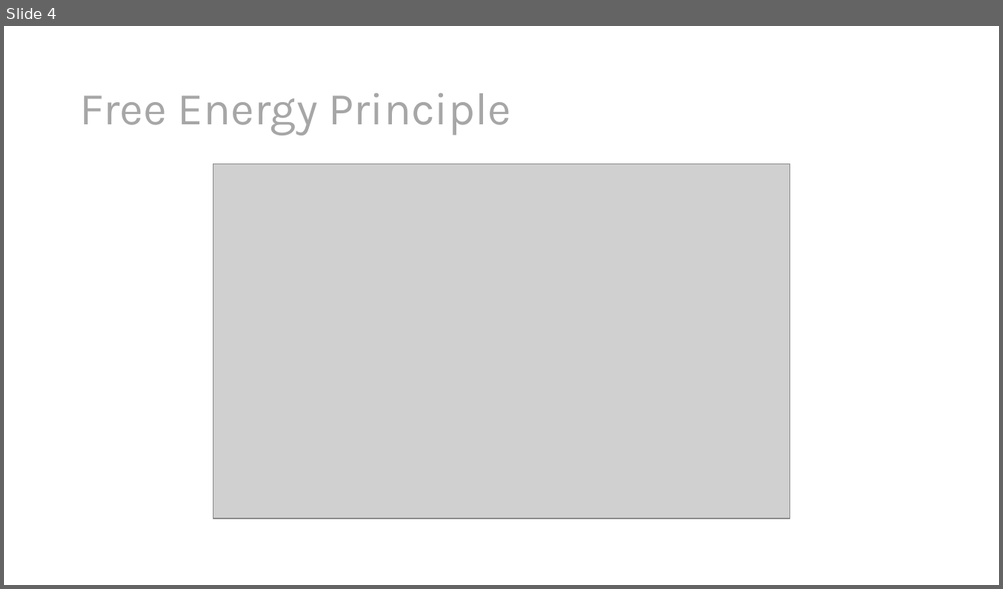
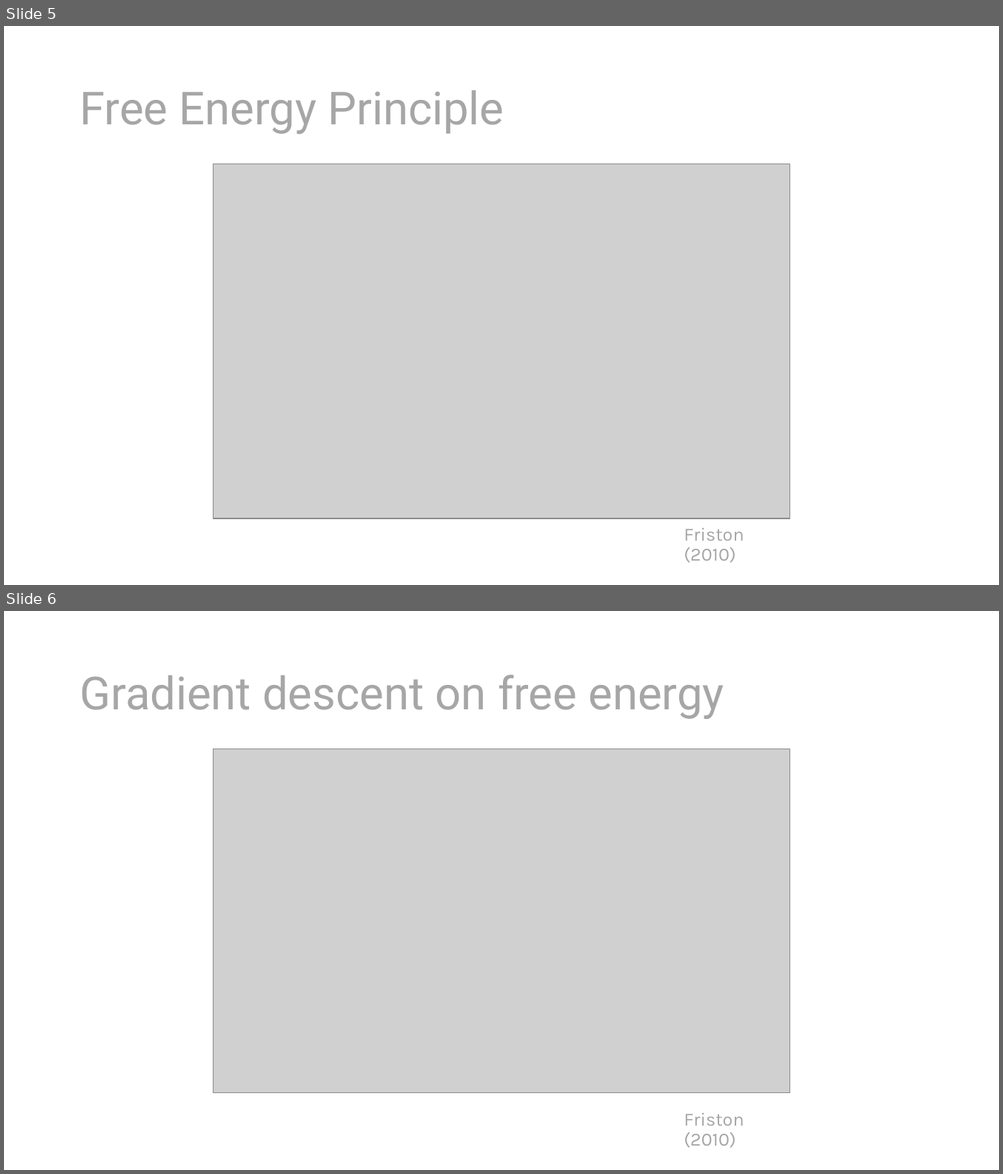
Before and after one commit to nghess/cnjc, a slide deck: in_vitro_free_energy/free_energy.pptx. Shown one above the other, each under a label of ours: slide 4 before the commit, slides 5 and 6 after it. The pictures are 1003x589 and 1003x1174 pixels, drawn with LibreOffice and Linux fonts; fonts in the diff are those of the drawing; grey boxes stand for pictures. Boxes give left, top, right and bottom in pixels: in the first picture for what was removed or moved away, otherwise in the second. Text is boxed around its words. In the diff, an @@ line names an element or a change of style, - is before the commit and + after.

```diff
--- a/in_vitro_free_energy/free_energy.pptx
+++ b/in_vitro_free_energy/free_energy.pptx
@@ slide 6 added at (4, 611, 999, 1170), background #FFFFFF @@
@@ title added at (79, 675, 723, 719), 44 pt, text #A6A6A6 @@
+Gradient descent on free energy
@@ picture added at (213, 749, 790, 1093) @@
@@ text added at (683, 1113, 743, 1148), 18 pt, text #A6A6A6 @@
+Friston (2010)
@@ what was slide 4 is now slide 5 @@
@@ slide 5 changed as well @@
@@ title "Free Energy Principle" at (79, 90, 504, 134): font Karla to Roboto @@
@@ text added at (683, 528, 743, 563), 18 pt, text #A6A6A6 @@
+Friston (2010)
```
Also in this commit, not shown: 5 other slides changed, 12 other slides added, 2 slides removed, 5 other files.
